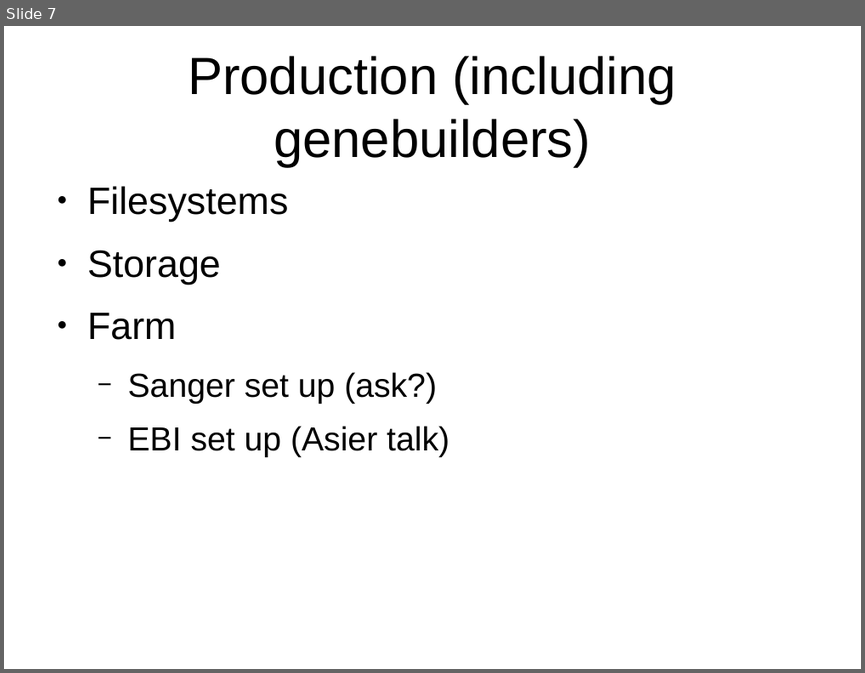
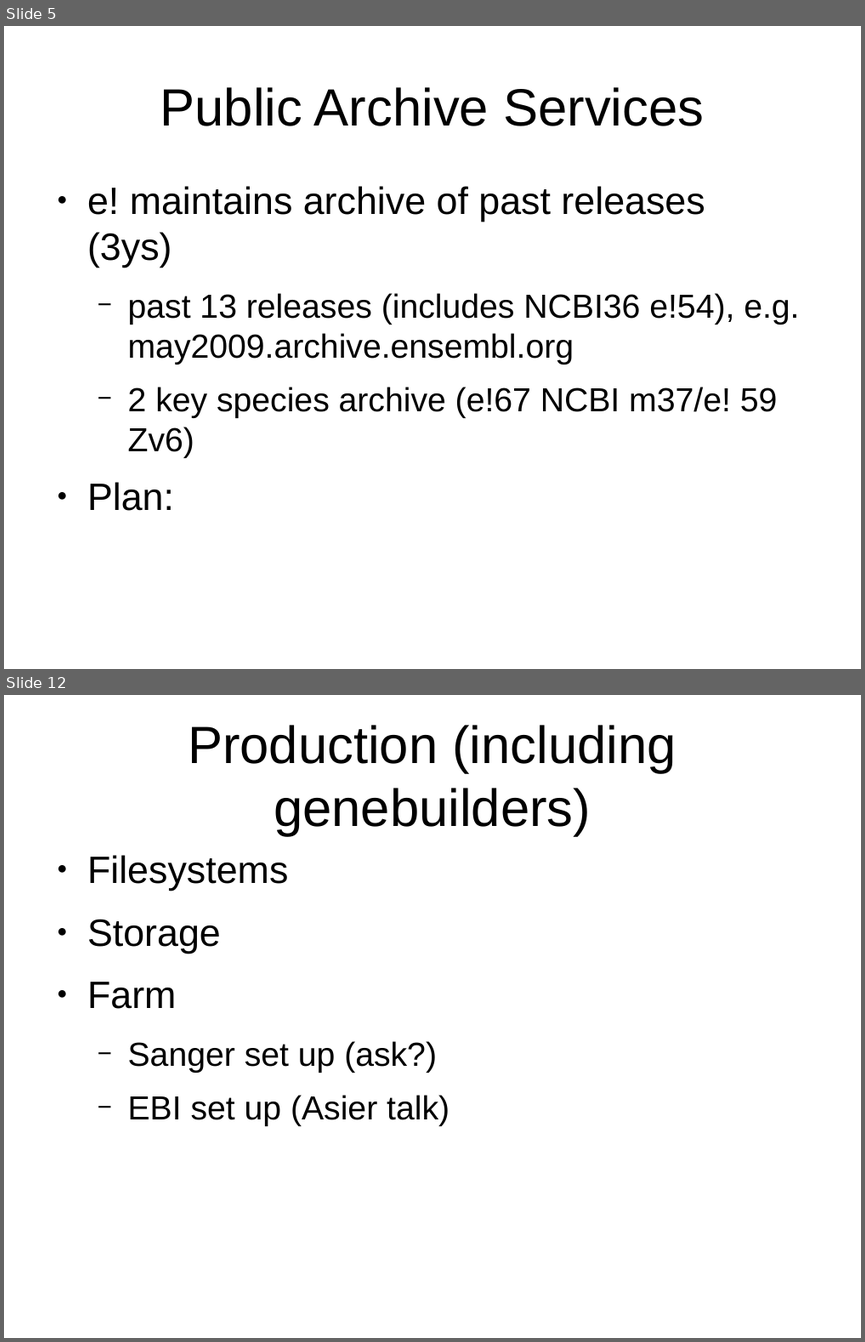
Before and after one commit to avullo/ensembl-migration-pm, a slide deck: data-review-10-16/talk.odp. Shown one above the other, each under a label of ours: slide 7 before the commit, slides 5 and 12 after it; the slides between them are not shown. The pictures are 865x673 and 865x1342 pixels, drawn with LibreOffice and Linux fonts; fonts in the diff are those of the drawing; background and template pictures are left out. Boxes give left, top, right and bottom in pixels: in the first picture for what was removed or moved away, otherwise in the second. Text is boxed around its words. In the diff, an @@ line names an element or a change of style, - is before the commit and + after.

Commit message:
Worked on intro and archives.

```diff
--- a/data-review-10-16/talk.odp
+++ b/data-review-10-16/talk.odp
@@ slide 5 added at [4,26,861,669], background #FFFFFF @@
@@ title added at [160,87,704,126], 44 pt, text #000000 @@
+Public Archive Services
@@ text added at [87,186,799,510], 28 pt, text #000000 @@
+● e! maintains archive of past releases (3ys)
+  − past 13 releases (includes NCBI36 e!54), e.g. may2009.archive.ensembl.org
+  − 2 key species archive (e!67 NCBI m37/e! 59 Zv6)
+● Plan:
@@ what was slide 7 is now slide 12 @@
```
Also in this commit, not shown: 2 slides changed, 7 other slides added, 3 slides removed, 2 other files.
